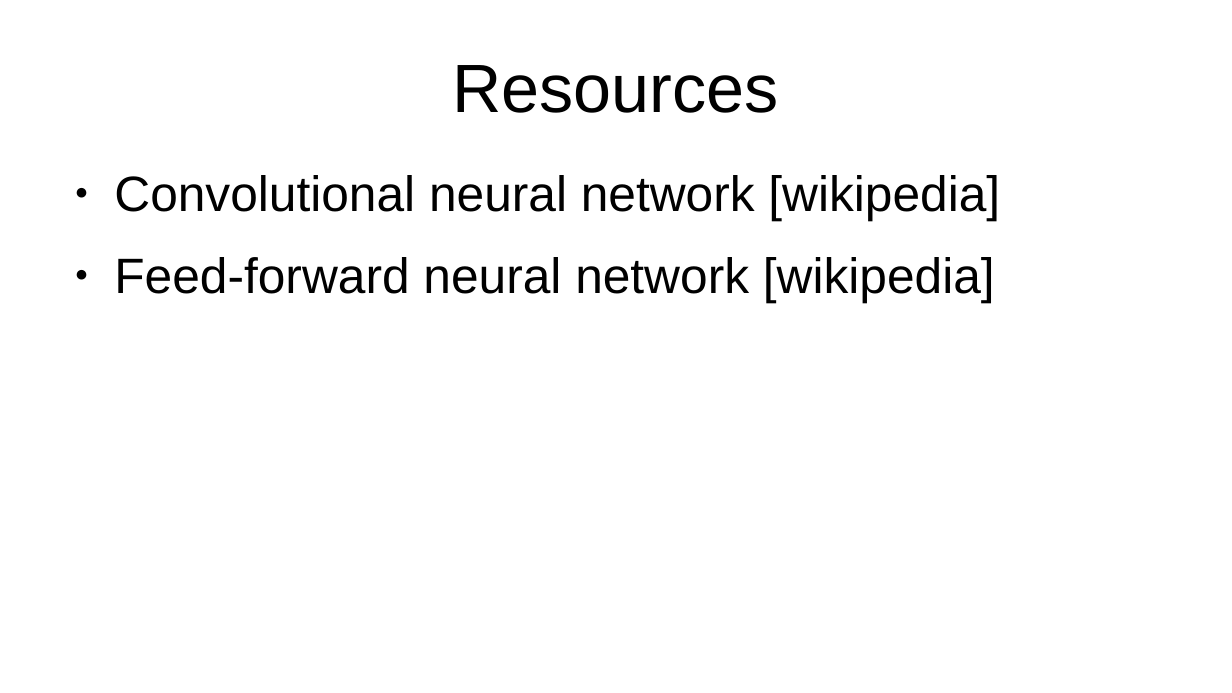
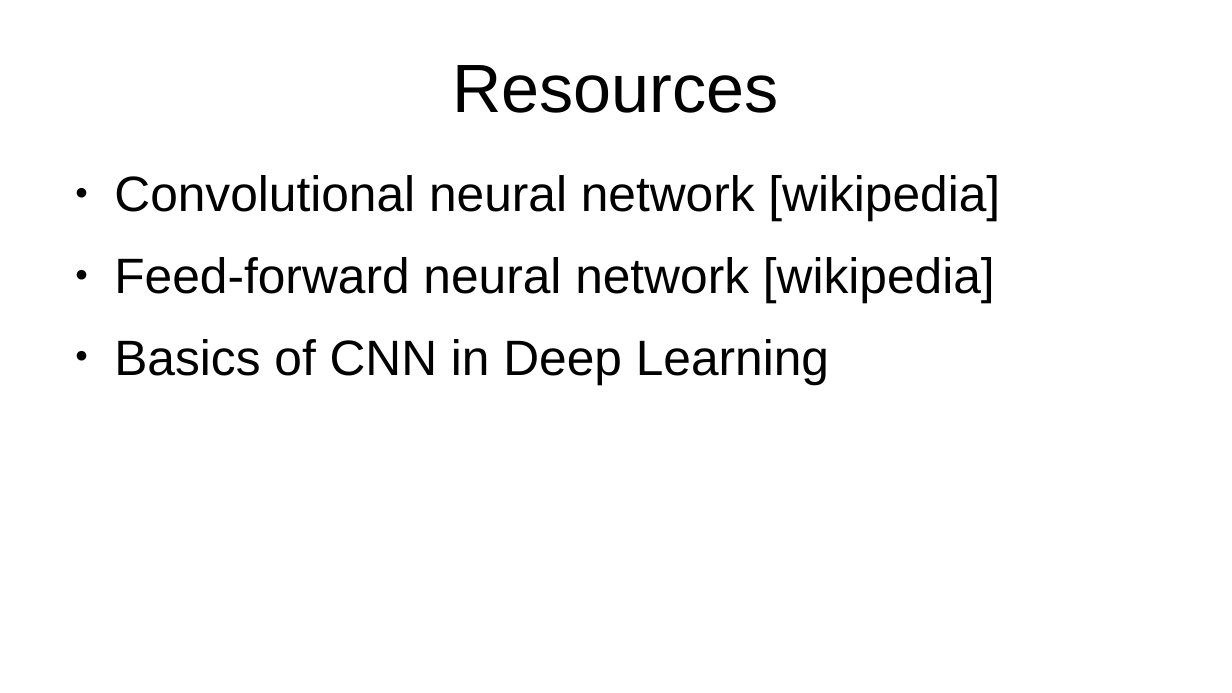
Before and after one commit to MoatasemGamal/ConvNN, a slide deck: slide 5 of CNN.odp (slide 4 before the commit). Drawn at 1232x693 pixels with LibreOffice and Linux fonts; fonts in the diff are those of the drawing. Boxes give left, top, right and bottom in pixels: in the first picture for what was removed or moved away, otherwise in the second. Text is boxed around its words. In the diff, an @@ line names an element or a change of style, - is before the commit and + after.

```diff
--- a/CNN.odp
+++ b/CNN.odp
@@ text at (x1=114, y1=339, x2=829, y2=384): paragraph added @@
+● Basics of CNN in Deep Learning
```
Also in this commit, not shown: 1 slide added, 1 other file.
